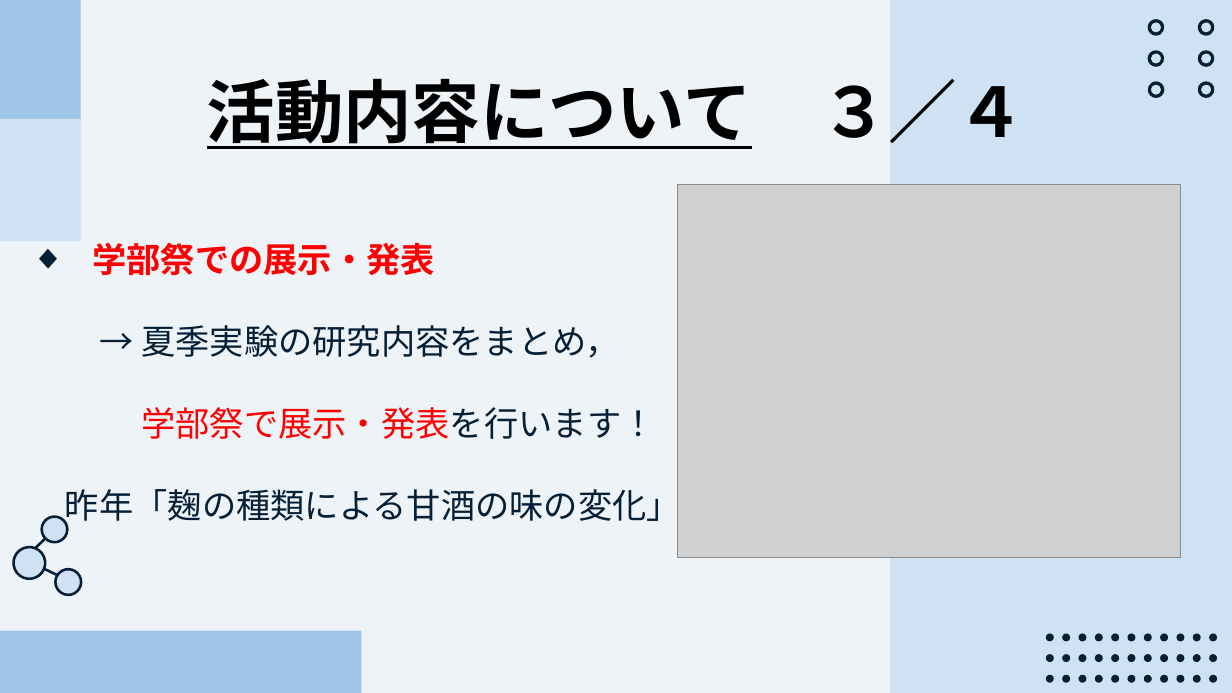
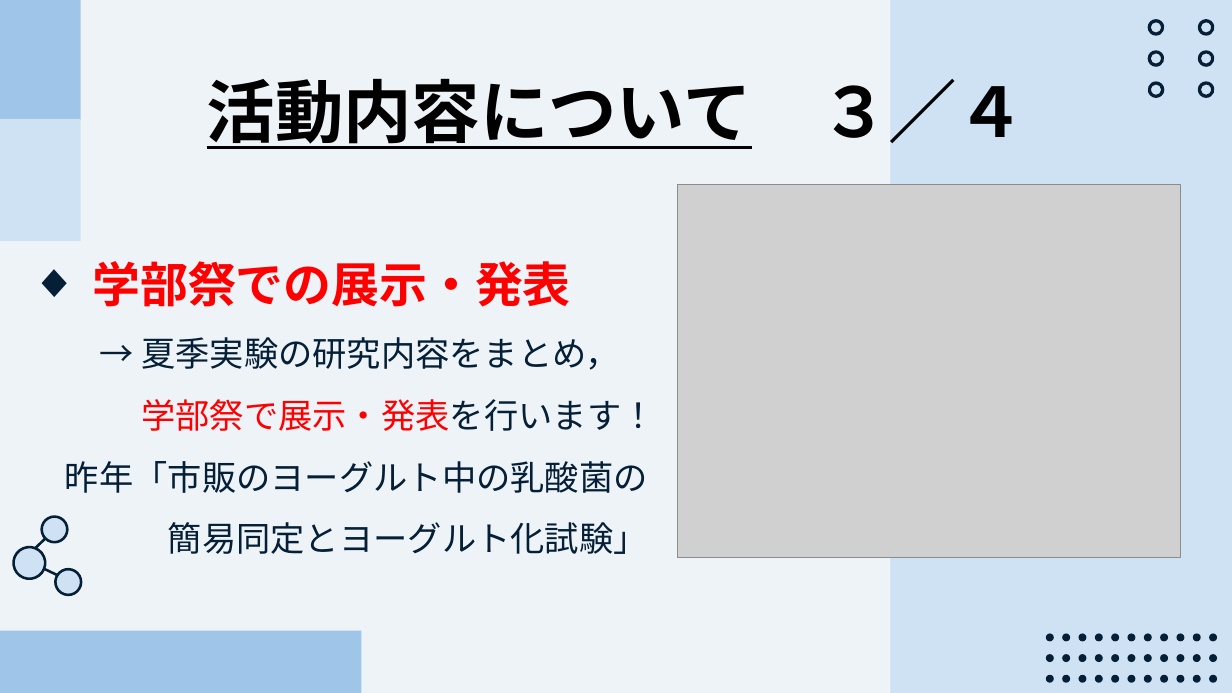
Before and after one commit to CL-ken/CL-ken.github.io, a slide deck: slide 8 of 2025/25_サークル説明.pptx. Drawn at 1232x693 pixels with LibreOffice and Linux fonts; fonts in the diff are those of the drawing; grey boxes stand for pictures. Boxes give left, top, right and bottom in pixels: in the first picture for what was removed or moved away, otherwise in the second. Text is boxed around its words. In the diff, an @@ line names an element or a change of style, - is before the commit and + after.

```diff
--- a/2025/25_サークル説明.pptx
+++ b/2025/25_サークル説明.pptx
@@ text at (x1=92, y1=261, x2=655, y2=431): size 20 to 28 pt in "学部祭での展示・発表"; line spacing 2 to 1.5 @@
@@ text at (x1=65, y1=461, x2=648, y2=554): text changed @@
-昨年「麹の種類による甘酒の味の変化」
+昨年「市販のヨーグルト中の乳酸菌の
+簡易同定とヨーグルト化試験」
```
Also in this commit, not shown: 5 other slides changed.
